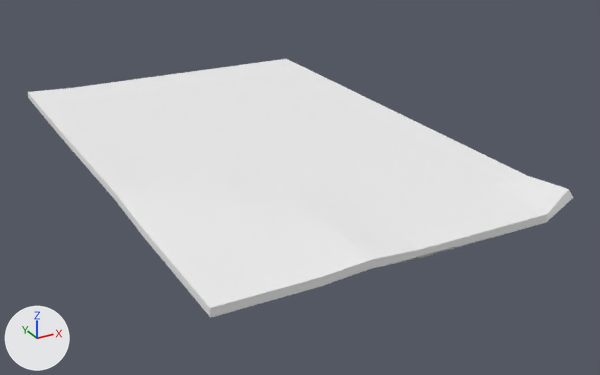
One commit to the Blender file assets/3d Assets/Artifacts/Modified Artifacts Assets/Picture/Picture.blend: the scene before it, then after it.
Both versions are drawn from a 50 mm lens placed at (-0.155, -0.323, 0.138), pointed at (0.013, -0.018, -0.015). Lighting does not change. The marker at lower left points along +X, +Y and +Z. The picture after the commit comes second. The same objects are shown in both versions, whatever each file hides.

The scene before the commit, as lines of its bpy script (objects in view):
```python
mat_material_001 = principled_material('Material.001')
mat_material_001.texture = img_castletexture_png
mat_material_001.roughness = 0.526
me_cube_001 = bpy.data.meshes.new('Cube.001')
me_cube_001.from_pydata(...)  # 64 vertices, 37 faces; spans x -0.076..0.078, y 0.002..0.01, z -0.123..0.124
me_cube_001.materials.append(mat_material_001)  # picture img_castletexture_png
ob_cube = bpy.data.objects.new('Cube', me_cube_001)
ob_cube.location = (0.0, 0.0, 0.0)
ob_cube.rotation_euler = (1.571, 0.0, 0.0)  # degrees (90, 0, 0)
```
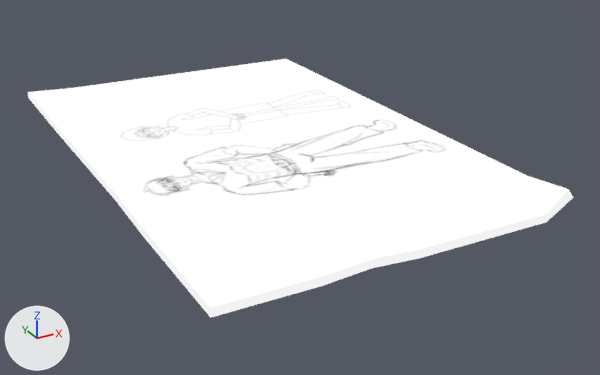
The newer file is also turned or shifted as a whole; pictures and numbers use the older file's frame.

Location of each change, (x1, y1, x2, y2) in pixels of the pictures (600 x 375 px):
'Cube', surface changed
    both: (28, 59, 573, 318)

The change in detail:
Picture 'Picture texture.png' (img_picture_texture_png) is new.
In material 'Material.001' (mat_material_001), roughness goes from 0.526 to 0.5.
Material 'Material.001' (mat_material_001) is now built by emission_material('Material.001') instead of principled_material('Material.001').
Material 'Material.001' (mat_material_001) changes its picture from img_castletexture_png to img_picture_texture_png.
